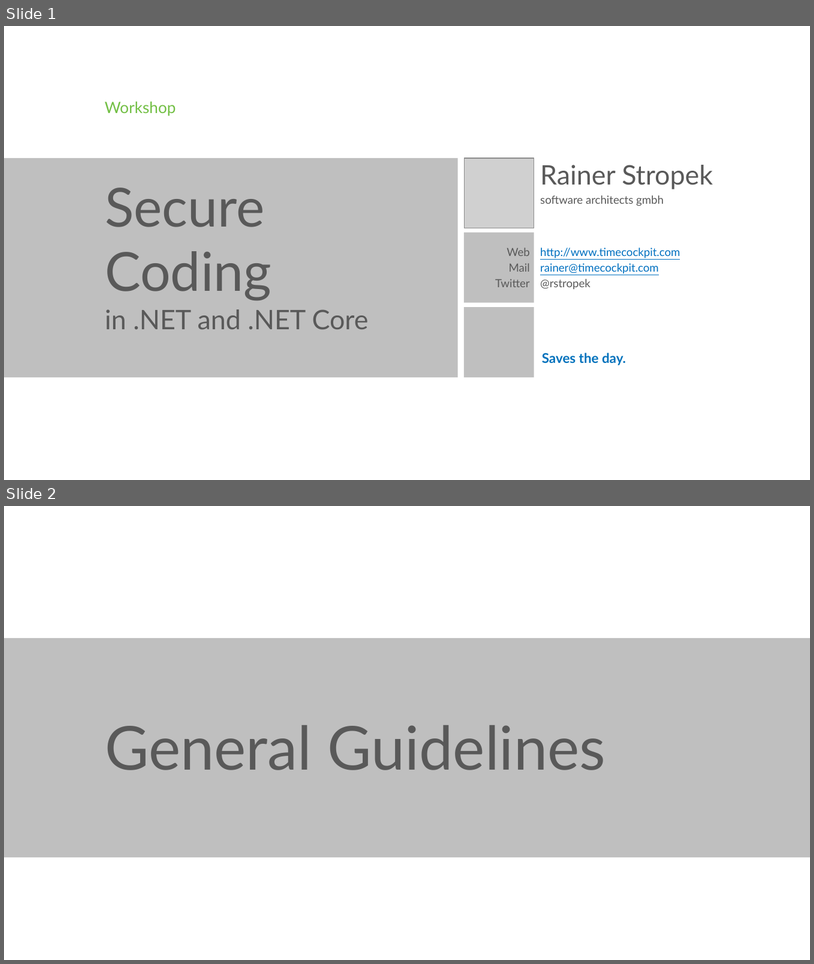
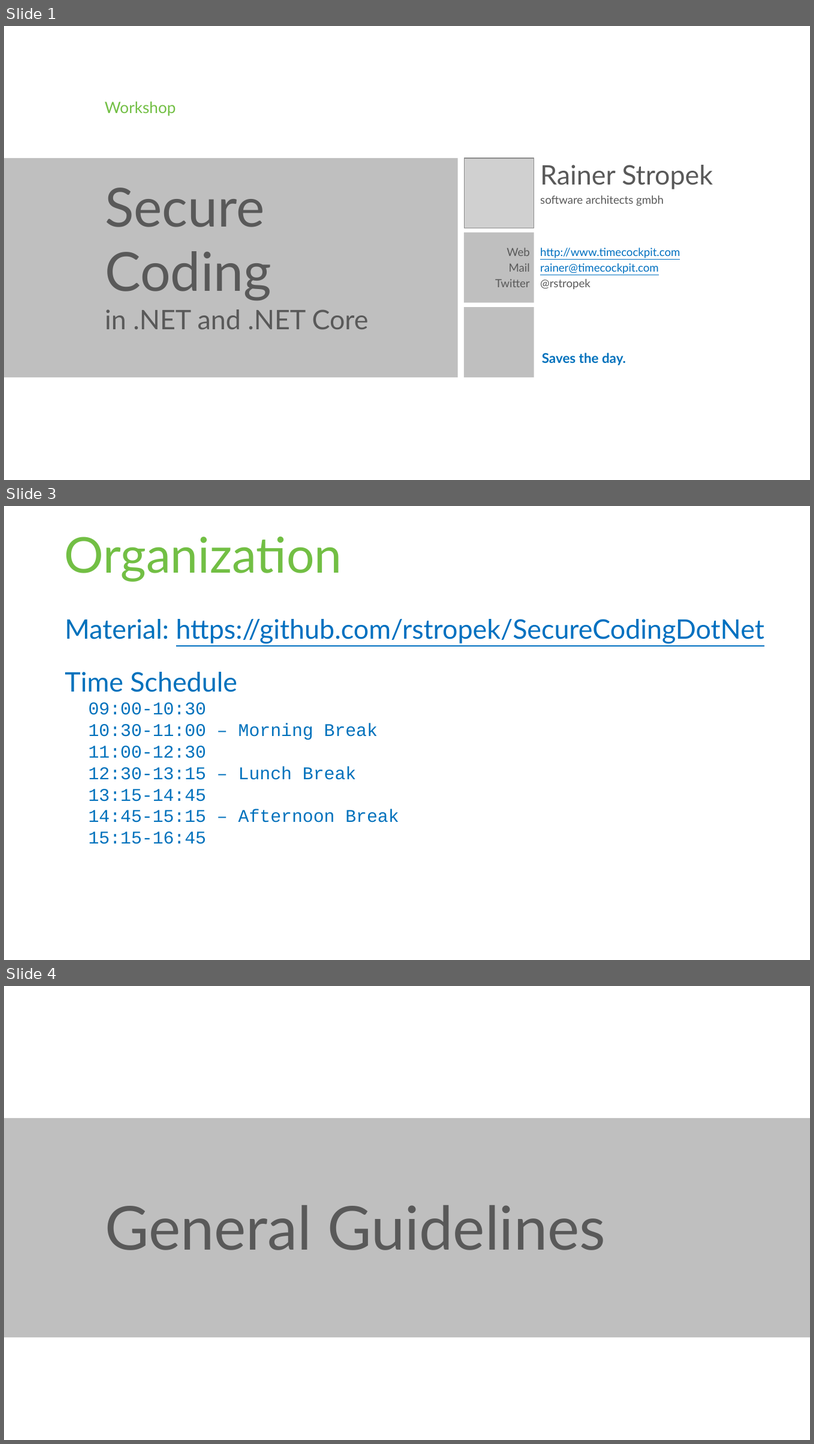
Before and after one commit to rstropek/SecureCodingDotNet, a slide deck: Slides/Secure-Coding-Dot-Net.pptx. Shown one above the other, each under a label of ours: slides 1 and 2 before the commit, slides 1, 3 and 4 after it; the slides between them are not shown. The pictures are 814x964 and 814x1444 pixels, drawn with LibreOffice and Linux fonts; fonts in the diff are those of the drawing; grey boxes stand for pictures; background and template pictures are left out. Boxes give left, top, right and bottom in pixels: in the first picture for what was removed or moved away, otherwise in the second. Text is boxed around its words. In the diff, an @@ line names an element or a change of style, - is before the commit and + after.

```diff
--- a/Slides/Secure-Coding-Dot-Net.pptx
+++ b/Slides/Secure-Coding-Dot-Net.pptx
@@ slide 3 added at (4,506,810,960), background #FFFFFF @@
@@ title added at (64,537,342,582), 44 pt, text #72BF44 @@
+Organization
@@ text added at (65,619,765,844), 16 pt, text #0071BC @@
+Material: https://github.com/rstropek/SecureCodingDotNet
+Time Schedule
+  09:00-10:30
+  10:30-11:00 – Morning Break
+  11:00-12:30
+  12:30-13:15 – Lunch Break
+  13:15-14:45
+  14:45-15:15 – Afternoon Break
+  15:15-16:45
@@ what was slide 2 is now slide 4 @@
```
Also in this commit, not shown: 1 slide changed, 1 other slide added, 1 other file.
